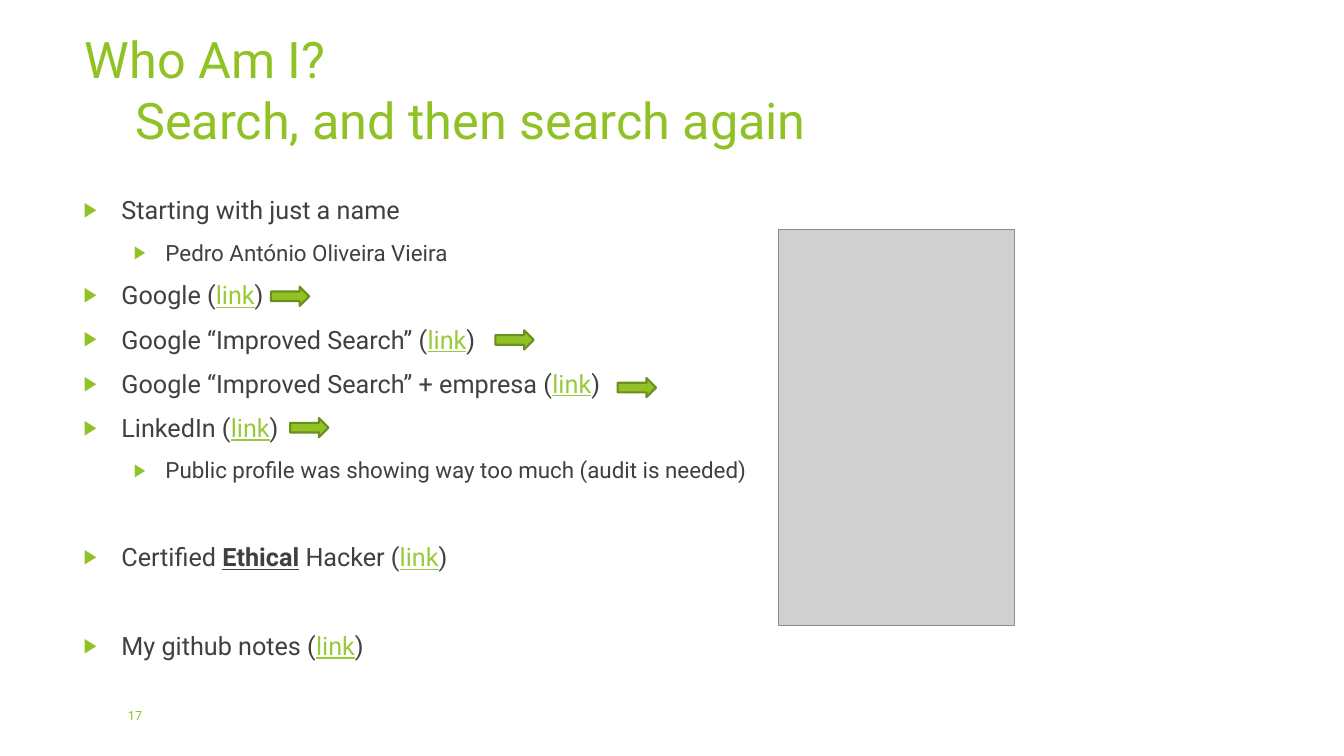
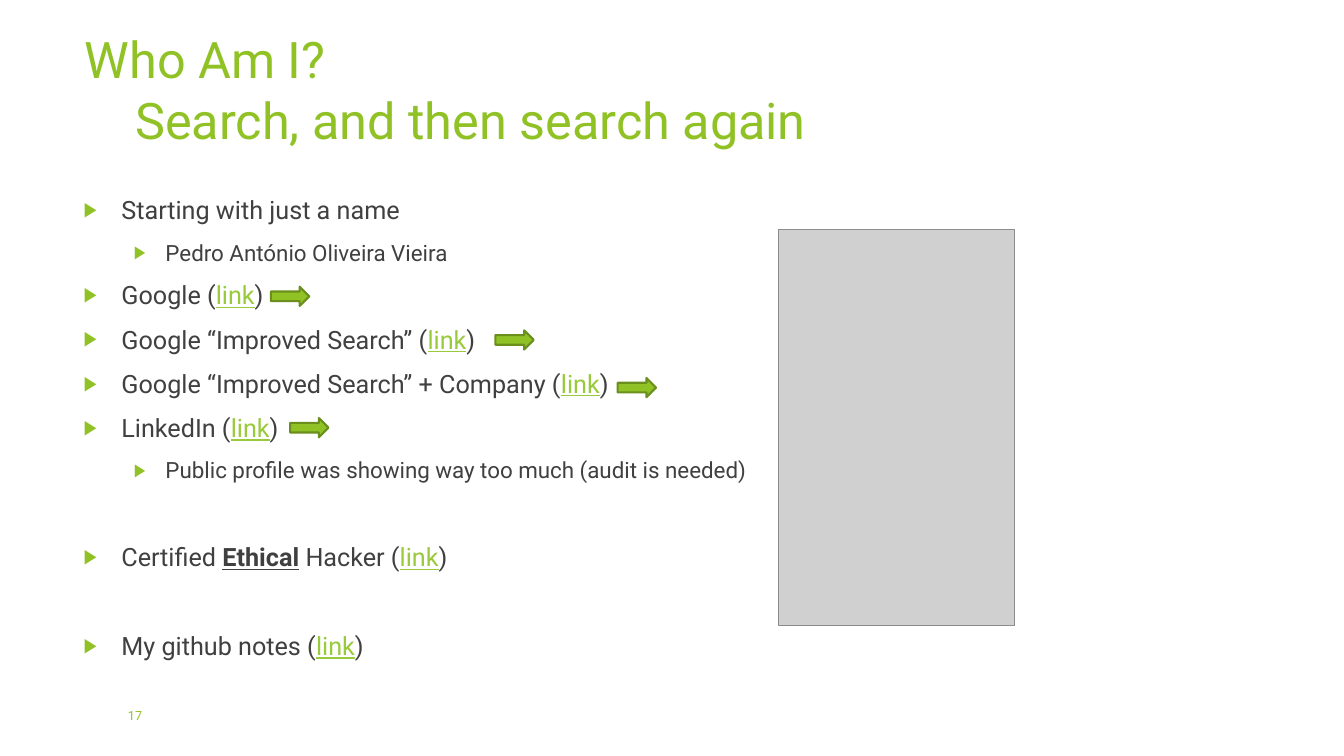
Before and after one commit to pedroaovieira/osint, a slide deck: slide 17 of presentation/OID2024/OSINT - Beware your data is out there.pptx. Drawn at 1344x756 pixels with LibreOffice and Linux fonts; fonts in the diff are those of the drawing; grey boxes stand for pictures; background and template pictures are left out. Boxes give left, top, right and bottom in pixels: in the first picture for what was removed or moved away, otherwise in the second. Text is boxed around its words. In the diff, an @@ line names an element or a change of style, - is before the commit and + after.

```diff
--- a/presentation/OID2024/OSINT - Beware your data is out there.pptx
+++ b/presentation/OID2024/OSINT - Beware your data is out there.pptx
@@ text at (121,373,609,399): text changed @@
-▶ Google “Improved Search” + empresa (link)
+▶ Google “Improved Search” + Company (link)
```
Also in this commit, not shown: 2 other slides changed, 2 other files.
